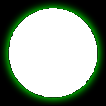
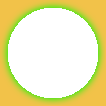
Two versions of the same layered image (106 × 106). Layer-by-layer changes:
added layer "Layer #5" above "Alien Glow copy" over [8, 8, 98, 98]
added layer "Alien Glow copy" above "Layer #4" over [0, 0, 105, 105]
added layer "Layer #4" above "Visible #3" over [0, 0, 106, 106]
hid "Visible #2" over [0, 0, 106, 106]
